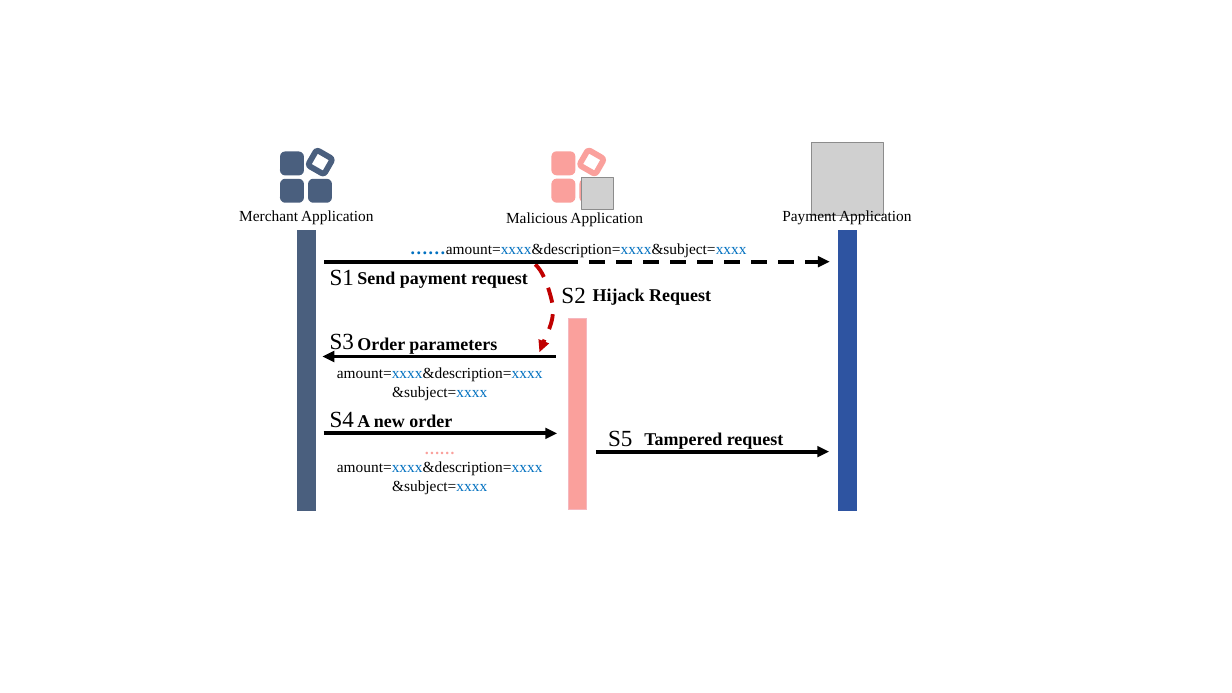
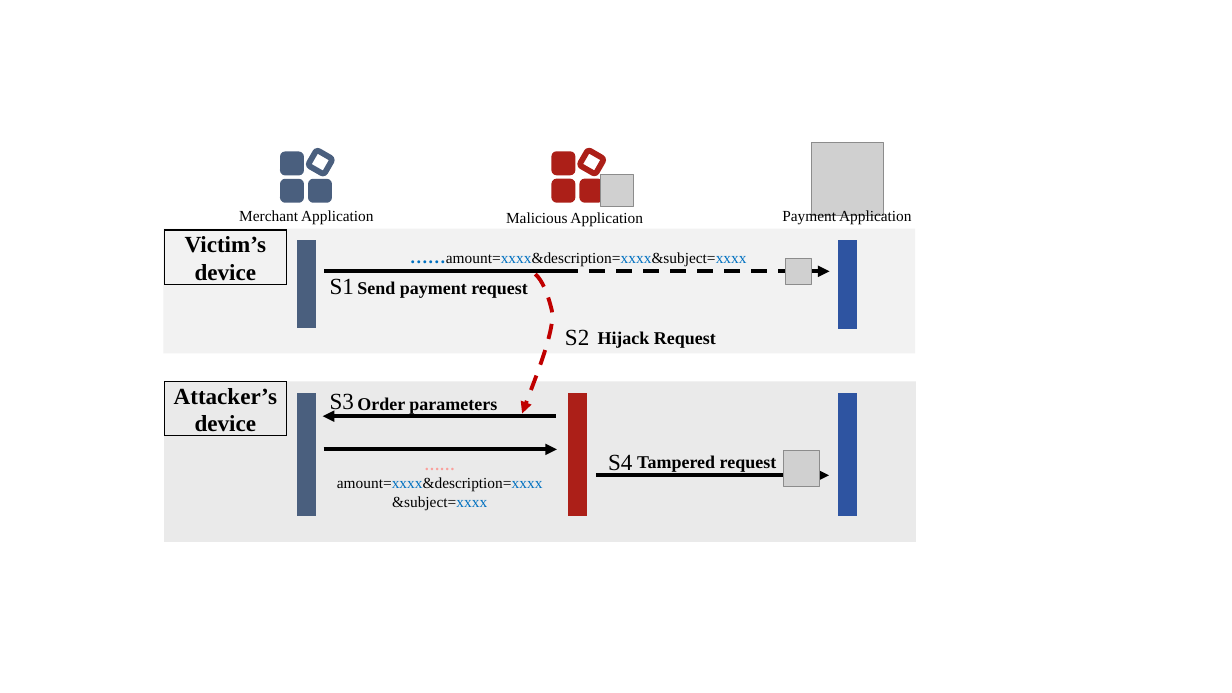
Before and after one commit to OccDeser/paper-third-party-online-payment-TDSC, a slide deck: slide 4 of img-source/images.pptx. Drawn at 1232x693 pixels with LibreOffice and Linux fonts; fonts in the diff are those of the drawing; grey boxes stand for pictures. Boxes give left, top, right and bottom in pixels: in the first picture for what was removed or moved away, otherwise in the second. Text is boxed around its words. In the diff, an @@ line names an element or a change of style, - is before the commit and + after.

Commit message:
version3

```diff
--- a/img-source/images.pptx
+++ b/img-source/images.pptx
@@ rounded rectangle at (579,150,604,174): outline #FAA09C 4.5 pt to #AC1F18 4.5 pt @@
@@ picture: place and size @@
-picture at (581,177,614,210)
+picture at (601,174,633,206)
@@ fill #FAA09C to #AC1F18; outline #FAA09C 3 pt to #AC1F18 3 pt in 3 elements at (554,153,574,174), (554,180,574,201), (581,180,602,201) @@
@@ rectangle added at (164,228,916,353), fill #F2F2F2 @@
@@ rectangle added at (165,230,287,285), outline #000000 1 pt, 18 pt, text #000000, bold @@
+Victim’s device
@@ rectangle: place and size @@
-rectangle at (298,231,316,510)
+rectangle at (298,240,316,327)
@@ picture added at (786,258,811,284) @@
@@ rectangle: place and size @@
-rectangle at (839,231,858,510)
+rectangle at (839,240,858,327)
@@ freeform shape: place and size @@
-freeform shape at (535,264,553,352)
+freeform shape at (522,274,553,414)
@@ 3 texts, 1 line, 1 arrow: place and size @@
-3 texts, 1 line, 1 arrow at (324,243,830,288)
+3 texts, 1 line, 1 arrow at (324,252,830,298)
@@ text "S2": place and size @@
-text "S2" at (561,287,585,304)
+text "S2" at (565,329,589,346)
@@ text "Hijack Request": place and size @@
-text "Hijack Request" at (593,288,711,305)
+text "Hijack Request" at (598,331,716,348)
@@ rectangle added at (165,382,917,543), fill #EAEAEA @@
@@ rectangle added at (165,382,287,436), outline #000000 1 pt, 18 pt, text #000000, bold @@
+Attacker’s device
@@ text removed at (337,367,543,400) @@
-amount=xxxx&description=xxxx&subject=xxxx
@@ rectangle added at (298,394,316,516), fill #4A5F7E, outline #4A5F7E 1 pt @@
@@ 2 texts, 1 arrow: place and size @@
-2 texts, 1 arrow at (323,333,556,357)
+2 texts, 1 arrow at (323,393,556,416)
@@ text removed at (357,414,452,427) @@
-A new order
@@ rectangle: place and size @@
-rectangle at (568,318,587,509)
+rectangle at (568,394,587,516)
@@ rectangle at (568,394,587,516): fill #FAA09C to #AC1F18; outline #F5B7BF 1 pt to #AC1F18 1 pt @@
@@ rectangle added at (838,394,857,516), fill #2E54A1, outline #2E54A1 1 pt @@
@@ arrow moved from (323, 433) - (557, 433) to (323, 449) - (557, 449) @@
@@ text "Tampered request": place and size @@
-text "Tampered request" at (644,432,784,449)
+text "Tampered request" at (637,455,777,472)
@@ text "S4": place and size @@
-text "S4" at (330,411,354,433)
+text "S4" at (608,454,632,476)
@@ text removed at (608,430,632,452) @@
-S5
@@ text "……amount=xxxx&description=xxxx&subject=xxxx": place and size @@
-text "……amount=xxxx&description=xxxx&subject=xxxx" at (337,461,543,495)
+text "……amount=xxxx&description=xxxx&subject=xxxx" at (337,477,543,511)
@@ arrow moved from (596, 452) - (829, 452) to (596, 475) - (829, 475) @@
@@ picture added at (784,451,820,487) @@
```
Also in this commit, not shown: 1 other slide changed.
